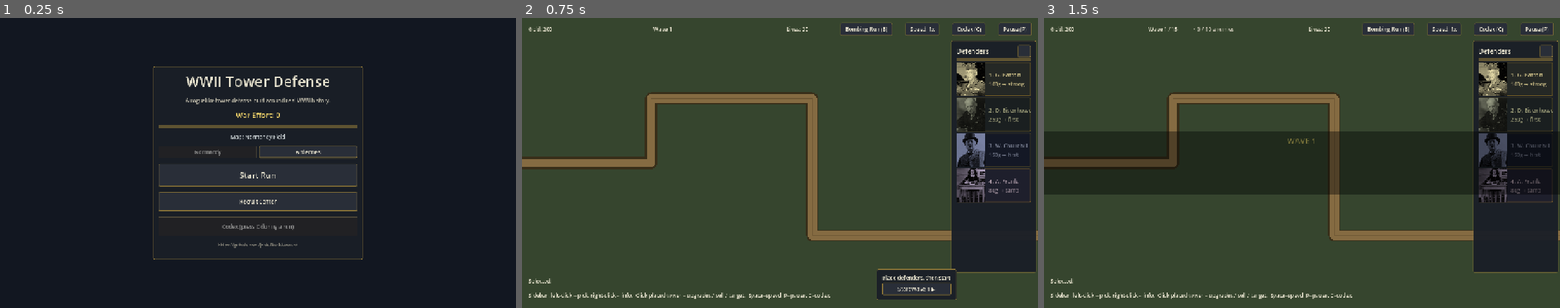
Above: before the commit, frames 1-3 (left to right).
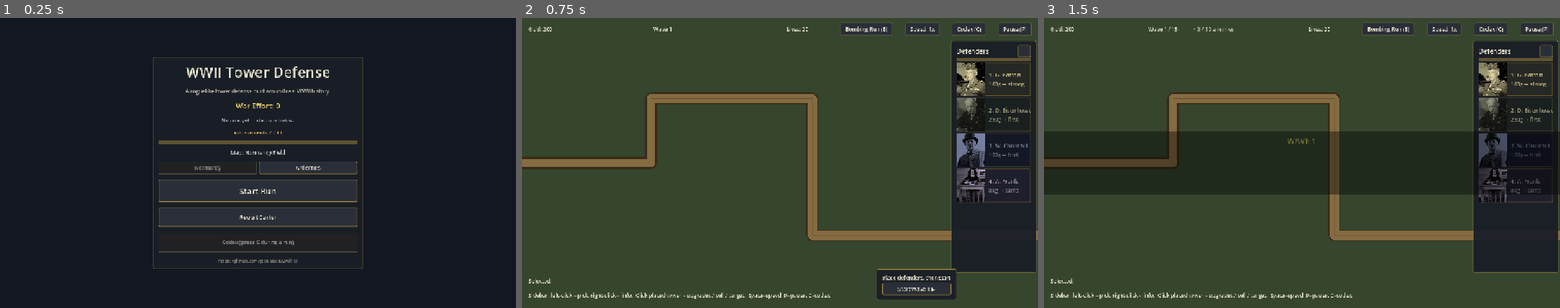
Above: after the commit, the same moments.

Repository: Josh-Buck/wwii-td
Game: Godot game, scene res://scenes/main/Main.tscn
Two runs of this game, one before a commit and one after it. Both use one fixed random seed, a clock stepped at 60 frames per second and the inputs below.
Inputs:
- Up to frame 1 (0.25 s): no input
- Up to frame 2 (0.75 s): click "Start Run" at 0.5 s
- Up to frame 3 (1.5 s): click "Start Wave 1 ▶" at 1.25 s

The runs differ from the first frame. In frame 1, 5.6% of the frame differs, in the area x 29-71%, y 13-87%; in frame 2, nothing differs; in frame 3, nothing differs.

Commit message:
feat: achievement system + lifetime stats + main menu polish
- 11 achievements (First Blood, Hundred Down, Boss Fall, VE Day, Streak
  x10, Fully Decorated, Gold Hoarder, Manhattan Read, Roll Call, Field
  Promotion, Beyond the End) tracked across runs. Each grants bonus WEP.
- Triggers wired at every relevant point: enemy_killed, combo, boss
  spawn/death, codex chain, recruit, promote, upgrade tier-3, wave
  start, gold balance.
- Top-left pop-up shows new achievements with a fade-in/3s hold/fade-out
  pattern; queues multiple if several earn at once.
- New persistent lifetime stats: runs, victories, kills, bosses killed,
  highest wave, highest combo. Survive saves to user://.
- Main menu now shows lifetime stats line + achievements progress
  counter beneath War Effort.

Diff:
--- a/autoload/EventBus.gd
+++ b/autoload/EventBus.gd
@@ -17,6 +17,7 @@
 signal screen_shake(intensity: float, duration: float)  ## camera trauma in px / sec
 signal boss_spawned(boss: Node, boss_id: StringName, display_name: String)  ## HUD intro card
 signal combo_changed(streak: int, bonus_gold: int)  ## kill-streak combo state
+signal achievement_earned(id: StringName, label: String, wep: int)
 
 # Towers
 signal tower_placed(tower: Node)
--- a/autoload/GameState.gd
+++ b/autoload/GameState.gd
@@ -88,6 +88,14 @@
 func _on_wave_started_track_index(idx: int) -> void:
 	wave_index = idx
 	wave_in_progress = true
+	if idx + 1 > MetaProgress.highest_wave:
+		MetaProgress.highest_wave = idx + 1
+	# Endless +5 achievement (wave_count() is the scripted total)
+	var wd_nodes := get_tree().get_nodes_in_group("wave_director")
+	if not wd_nodes.is_empty():
+		var scripted: int = wd_nodes[0].wave_count() if wd_nodes[0].has_method("wave_count") else 15
+		if idx - scripted + 1 >= 5:
+			MetaProgress.grant_achievement(&"endless_5")
 
 func _on_wave_ended_track_inprogress(_idx: int) -> void:
 	wave_in_progress = false
@@ -139,9 +147,7 @@
 		EventBus.bond_matured.emit(entry.bond, entry.bond.payout)
 		held_bonds.erase(entry)
 
-func _on_enemy_killed(_enemy: Node, reward: int) -> void:
-	# Combo: chain kills inside COMBO_WINDOW grant +N bonus gold where N is
-	# the new streak count. Streak resets when the window expires.
+func _on_enemy_killed(enemy: Node, reward: int) -> void:
 	var now: float = Time.get_ticks_msec() / 1000.0
 	if now - _combo_last_time <= COMBO_WINDOW:
 		_combo_count += 1
@@ -154,6 +160,23 @@
 	add_gold(reward + bonus)
 	stat_kills += 1
 	stat_gold_from_kills += reward + bonus
+	MetaProgress.lifetime_kills += 1
+	if _combo_count > MetaProgress.highest_combo:
+		MetaProgress.highest_combo = _combo_count
+	# Achievements: kills + combo + boss / Hitler.
+	MetaProgress.grant_achievement(&"first_blood")
+	if stat_kills >= 100:
+		MetaProgress.grant_achievement(&"hundred_down")
+	if _combo_count >= 10:
+		MetaProgress.grant_achievement(&"combo_10")
+	if enemy and enemy.stats and enemy.stats.is_boss:
+		MetaProgress.lifetime_bosses_killed += 1
+		MetaProgress.grant_achievement(&"boss_fall")
+		if enemy.stats.id == &"hitler":
+			MetaProgress.grant_achievement(&"hitler_falls")
+	# Gold-hoarder achievement: 2000+ after the kill credit.
+	if gold >= 2000:
+		MetaProgress.grant_achievement(&"gold_hoarder")
 	EventBus.combo_changed.emit(_combo_count, bonus)
 
 func _on_enemy_reached_end(_enemy: Node) -> void:
--- a/autoload/MetaProgress.gd
+++ b/autoload/MetaProgress.gd
@@ -7,6 +7,30 @@
 var figure_ranks: Dictionary = {}  ## StringName -> int (0..MAX_RANK)
 var unlocked_perks: Array[StringName] = []
 var codex_seen: Array[StringName] = []
+var achievements_earned: Array[StringName] = []
+var tutorial_seen: bool = false
+# Lifetime stats (across all runs)
+var lifetime_kills: int = 0
+var lifetime_runs: int = 0
+var lifetime_victories: int = 0
+var lifetime_bosses_killed: int = 0
+var highest_wave: int = 0
+var highest_combo: int = 0
+
+# id -> {label, desc, wep, check}. check is evaluated at signal points.
+const ACHIEVEMENTS: Dictionary = {
+	&"first_blood":      {"label": "First Blood",      "desc": "Kill your first enemy.",                      "wep": 1},
+	&"hundred_down":     {"label": "Hundred Down",     "desc": "Kill 100 enemies in one run.",                "wep": 3},
+	&"boss_fall":        {"label": "Boss Fall",        "desc": "Defeat a named boss.",                        "wep": 5},
+	&"hitler_falls":     {"label": "VE Day",           "desc": "Defeat Hitler at wave 15.",                   "wep": 20},
+	&"combo_10":         {"label": "Streak x10",       "desc": "Reach a kill combo of 10.",                   "wep": 5},
+	&"fully_upgraded":   {"label": "Fully Decorated",  "desc": "Fully upgrade both branches of a tower.",     "wep": 5},
+	&"gold_hoarder":     {"label": "Gold Hoarder",     "desc": "Hold 2000 gold at once.",                     "wep": 4},
+	&"codex_chain":      {"label": "Manhattan Read",   "desc": "Read all four Manhattan codex entries.",      "wep": 5},
+	&"first_recruit":    {"label": "Roll Call",        "desc": "Recruit your first figure.",                  "wep": 2},
+	&"first_promotion":  {"label": "Field Promotion",  "desc": "Promote a figure to Rank 2.",                 "wep": 3},
+	&"endless_5":        {"label": "Beyond the End",   "desc": "Reach Endless +5.",                           "wep": 10},
+}
 
 const MAX_RANK: int = 3
 
@@ -78,6 +102,7 @@
 	if not spend_war_effort(cost):
 		return false
 	unlocked_starting_figures.append(figure_id)
+	grant_achievement(&"first_recruit")
 	SaveSystem.save_async()
 	return true
 
@@ -91,6 +116,8 @@
 	if not spend_war_effort(cost):
 		return false
 	figure_ranks[figure_id] = r + 1
+	if r + 1 >= 2:
+		grant_achievement(&"first_promotion")
 	SaveSystem.save_async()
 	return true
 
@@ -109,7 +136,28 @@
 		return
 	codex_seen.append(entry_id)
 	EventBus.codex_entry_unlocked.emit(entry_id)
-	SaveSystem.save_async()
+	# Manhattan codex chain achievement.
+	var chain: Array[StringName] = [&"oppenheimer", &"trinity", &"hiroshima", &"nagasaki"]
+	var all_seen: bool = true
+	for c in chain:
+		if c not in codex_seen:
+			all_seen = false
+			break
+	if all_seen:
+		grant_achievement(&"codex_chain")
+	SaveSystem.save_async()
+
+func grant_achievement(id: StringName) -> bool:
+	if id in achievements_earned:
+		return false
+	if not ACHIEVEMENTS.has(id):
+		return false
+	achievements_earned.append(id)
+	var entry: Dictionary = ACHIEVEMENTS[id]
+	war_effort_points += int(entry.get("wep", 0))
+	EventBus.achievement_earned.emit(id, entry.get("label", ""), int(entry.get("wep", 0)))
+	SaveSystem.save_async()
+	return true
 
 func award_war_effort(points: int) -> void:
 	war_effort_points += points
@@ -129,6 +177,14 @@
 		"figure_ranks": figure_ranks,
 		"unlocked_perks": unlocked_perks,
 		"codex_seen": codex_seen,
+		"achievements_earned": achievements_earned,
+		"tutorial_seen": tutorial_seen,
+		"lifetime_kills": lifetime_kills,
+		"lifetime_runs": lifetime_runs,
+		"lifetime_victories": lifetime_victories,
+		"lifetime_bosses_killed": lifetime_bosses_killed,
+		"highest_wave": highest_wave,
+		"highest_combo": highest_combo,
 	}
 
 func from_dict(d: Dictionary) -> void:
@@ -144,3 +200,13 @@
 	figure_ranks = d.get("figure_ranks", {})
 	unlocked_perks = d.get("unlocked_perks", [])
 	codex_seen = d.get("codex_seen", [])
+	achievements_earned.clear()
+	for a in d.get("achievements_earned", []):
+		achievements_earned.append(StringName(a))
+	tutorial_seen = d.get("tutorial_seen", false)
+	lifetime_kills = d.get("lifetime_kills", 0)
+	lifetime_runs = d.get("lifetime_runs", 0)
+	lifetime_victories = d.get("lifetime_victories", 0)
+	lifetime_bosses_killed = d.get("lifetime_bosses_killed", 0)
+	highest_wave = d.get("highest_wave", 0)
+	highest_combo = d.get("highest_combo", 0)
--- a/scenes/main/MainMenu.gd
+++ b/scenes/main/MainMenu.gd
@@ -6,6 +6,8 @@
 const _MAP_ARDENNES := "res://scenes/map/maps/ardennes.tscn"
 
 @onready var wep_label: Label = $Center/Panel/VBox/WepLabel
+@onready var stats_label: Label = $Center/Panel/VBox/StatsLabel
+@onready var ach_label: Label = $Center/Panel/VBox/AchLabel
 @onready var map_label: Label = $Center/Panel/VBox/MapLabel
 @onready var map_normandy_btn: Button = $Center/Panel/VBox/MapRow/NormandyButton
 @onready var map_ardennes_btn: Button = $Center/Panel/VBox/MapRow/ArdennesButton
@@ -66,6 +68,19 @@
 
 func _refresh_top() -> void:
 	wep_label.text = "War Effort: %d" % MetaProgress.war_effort_points
+	if MetaProgress.lifetime_runs > 0:
+		stats_label.text = "%d runs  ·  %d victories  ·  highest wave %d  ·  %d kills  ·  best combo x%d" % [
+			MetaProgress.lifetime_runs,
+			MetaProgress.lifetime_victories,
+			MetaProgress.highest_wave,
+			MetaProgress.lifetime_kills,
+			MetaProgress.highest_combo,
+		]
+	else:
+		stats_label.text = "No runs yet — start one below."
+	var earned: int = MetaProgress.achievements_earned.size()
+	var total: int = MetaProgress.ACHIEVEMENTS.size()
+	ach_label.text = "Achievements: %d / %d" % [earned, total]
 
 func _on_start_pressed() -> void:
 	start_run_requested.emit(_selected_map)
--- a/scenes/main/MainMenu.tscn
+++ b/scenes/main/MainMenu.tscn
@@ -38,6 +38,18 @@
 horizontal_alignment = 1
 modulate = Color(1, 0.9, 0.5, 1)
 theme_override_font_sizes/font_size = 18
+
+[node name="StatsLabel" type="Label" parent="Center/Panel/VBox"]
+text = ""
+horizontal_alignment = 1
+modulate = Color(0.75, 0.78, 0.85, 1)
+theme_override_font_sizes/font_size = 12
+
+[node name="AchLabel" type="Label" parent="Center/Panel/VBox"]
+text = ""
+horizontal_alignment = 1
+modulate = Color(0.92, 0.78, 0.40, 1)
+theme_override_font_sizes/font_size = 12
 
 [node name="HSep" type="HSeparator" parent="Center/Panel/VBox"]
 
--- a/scenes/map/Map.gd
+++ b/scenes/map/Map.gd
@@ -328,6 +328,9 @@
 	if GameState.manhattan_penalty:
 		earned = int(earned * 0.5)
 	var total := wave_director.wave_count() if wave_director else 9
+	MetaProgress.lifetime_runs += 1
+	if victory:
+		MetaProgress.lifetime_victories += 1
 	MetaProgress.award_war_effort(earned)
 	if hud and hud.has_method("show_end_screen"):
 		hud.show_end_screen(victory, waves_cleared, earned, total)
--- a/scenes/towers/Tower.gd
+++ b/scenes/towers/Tower.gd
@@ -283,6 +283,8 @@
 		upgrade_a_tier += 1
 	else:
 		upgrade_b_tier += 1
+	if upgrade_a_tier >= 3 and upgrade_b_tier >= 3:
+		MetaProgress.grant_achievement(&"fully_upgraded")
 	apply_buffs()
 	# Refresh the placed tower's range collision since range may have changed.
 	if range_collision and range_collision.shape is CircleShape2D:
--- a/scenes/ui/HUD.gd
+++ b/scenes/ui/HUD.gd
@@ -36,6 +36,11 @@
 @onready var speed_btn: Button = $TopBar/SpeedButton
 @onready var bomb_btn: Button = $TopBar/BombButton
 @onready var combo_label: Label = $ComboLabel
+@onready var ach_popup: PanelContainer = $AchievementPopup
+@onready var ach_name: Label = $AchievementPopup/VBox/NameLabel
+@onready var ach_wep: Label = $AchievementPopup/VBox/WepLabel
+var _ach_queue: Array = []
+var _ach_visible_t: float = 0.0
 var _combo_hide_t: float = 0.0
 @onready var boss_intro: Control = $BossIntro
 @onready var boss_intro_name: Label = $BossIntro/VBox/NameLabel
@@ -177,6 +182,8 @@
 	EventBus.wave_started.connect(_on_wave_started_intro)
 	EventBus.combo_changed.connect(_on_combo_changed)
 	combo_label.visible = false
+	ach_popup.visible = false
+	EventBus.achievement_earned.connect(_on_achievement_earned)
 	manhattan_btn.pressed.connect(_on_manhattan_btn_pressed)
 	EventBus.wave_ended.connect(_on_wave_ended_manhattan_chain)
 	_refresh_manhattan_button()
@@ -240,6 +247,7 @@
 func _process(delta: float) -> void:
 	_process_bombing_button()
 	_process_combo(delta)
+	_process_achievement_queue(delta)
 	if tooltip.visible:
 		var mp := get_viewport().get_mouse_position()
 		# Offset so cursor doesn't overlap; flip to left of cursor near right edge.
@@ -349,6 +357,32 @@
 	if wd_nodes.size() > 0 and w >= wd_nodes[0].wave_count():
 		header = "ENDLESS +%d" % (w - wd_nodes[0].wave_count() + 1)
 	_show_intro_card(header, Color(0.85, 0.78, 0.4), "", "", 1.2)
+
+func _on_achievement_earned(id: StringName, label: String, wep: int) -> void:
+	_ach_queue.append({"label": label, "wep": wep})
+	if not ach_popup.visible:
+		_show_next_achievement()
+
+func _show_next_achievement() -> void:
+	if _ach_queue.is_empty():
+		ach_popup.visible = false
+		return
+	var item: Dictionary = _ach_queue.pop_front()
+	ach_name.text = item.get("label", "Achievement")
+	ach_wep.text = "+%d War Effort" % int(item.get("wep", 0))
+	ach_popup.modulate = Color(1, 1, 1, 0)
+	ach_popup.visible = true
+	_ach_visible_t = 3.0
+	var t := create_tween()
+	t.tween_property(ach_popup, "modulate", Color.WHITE, 0.3)
+
+func _process_achievement_queue(delta: float) -> void:
+	if _ach_visible_t > 0.0:
+		_ach_visible_t -= delta
+		if _ach_visible_t <= 0.0:
+			var t := create_tween()
+			t.tween_property(ach_popup, "modulate", Color(1, 1, 1, 0), 0.4)
+			t.tween_callback(_show_next_achievement)
 
 func _on_combo_changed(streak: int, bonus: int) -> void:
 	if streak < 2:
--- a/scenes/ui/HUD.tscn
+++ b/scenes/ui/HUD.tscn
@@ -419,6 +419,31 @@
 [node name="NextWaveButton" type="Button" parent="ShopPanel/VBox"]
 text = "Next Wave"
 custom_minimum_size = Vector2(0, 44)
+
+[node name="AchievementPopup" type="PanelContainer" parent="."]
+visible = false
+mouse_filter = 2
+offset_left = 16.0
+offset_top = 120.0
+offset_right = 360.0
+offset_bottom = 200.0
+
+[node name="VBox" type="VBoxContainer" parent="AchievementPopup"]
+mouse_filter = 2
+
+[node name="Header" type="Label" parent="AchievementPopup/VBox"]
+text = "ACHIEVEMENT"
+modulate = Color(1, 0.85, 0.4, 1)
+theme_override_font_sizes/font_size = 13
+
+[node name="NameLabel" type="Label" parent="AchievementPopup/VBox"]
+text = ""
+theme_override_font_sizes/font_size = 17
+
+[node name="WepLabel" type="Label" parent="AchievementPopup/VBox"]
+text = ""
+modulate = Color(0.85, 1.0, 0.85, 1)
+theme_override_font_sizes/font_size = 12
 
 [node name="ComboLabel" type="Label" parent="."]
 visible = false
